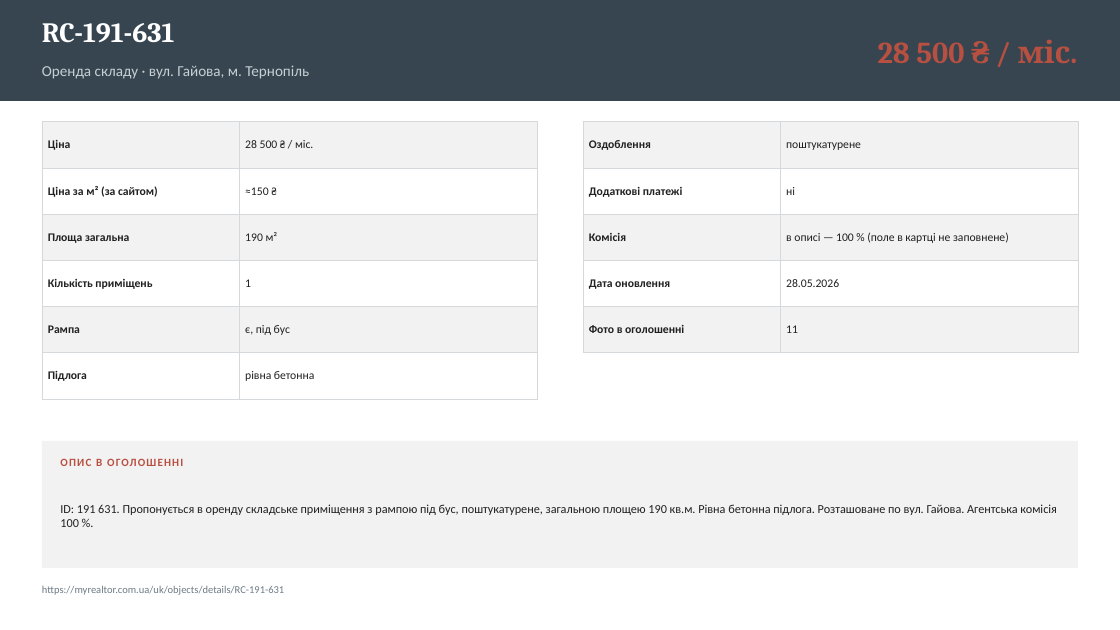
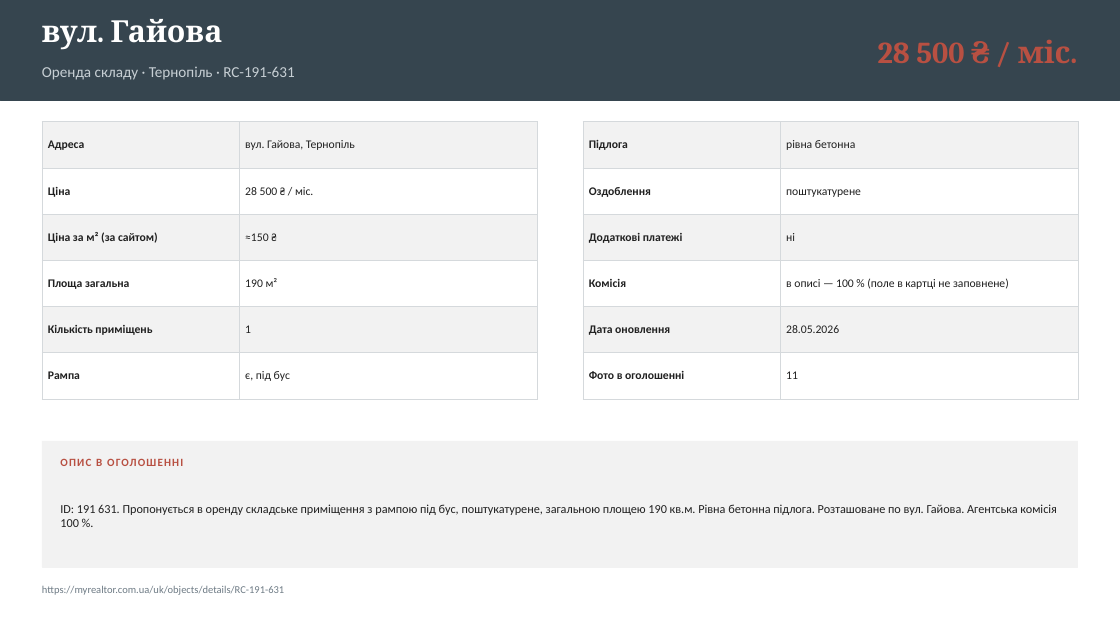
Before and after one commit to IllyaChaplygin/Chaplygin-Illya, a slide deck: slide 12 of Sklady-Ternopil-4-obiekty.pptx. Drawn at 1120x630 pixels with LibreOffice and Linux fonts; fonts in the diff are those of the drawing. Boxes give left, top, right and bottom in pixels: in the first picture for what was removed or moved away, otherwise in the second. Text is boxed around its words. In the diff, an @@ line names an element or a change of style, - is before the commit and + after.

```diff
--- a/Sklady-Ternopil-4-obiekty.pptx
+++ b/Sklady-Ternopil-4-obiekty.pptx
@@ text at [42, 19, 223, 50]: text changed; size 24 to 26 pt @@
-RC-191-631
+вул. Гайова
@@ text at [42, 67, 294, 80]: text changed @@
-Оренда складу · вул. Гайова, м. Тернопіль
+Оренда складу · Тернопіль · RC-191-631
@@ table at [42, 122, 538, 385] @@
+row 1: Адреса | вул. Гайова, Тернопіль
-row 6: Підлога | рівна бетонна
@@ table at [583, 122, 1079, 383] @@
+row 1: Підлога | рівна бетонна
```
Also in this commit, not shown: 16 other slides changed.
